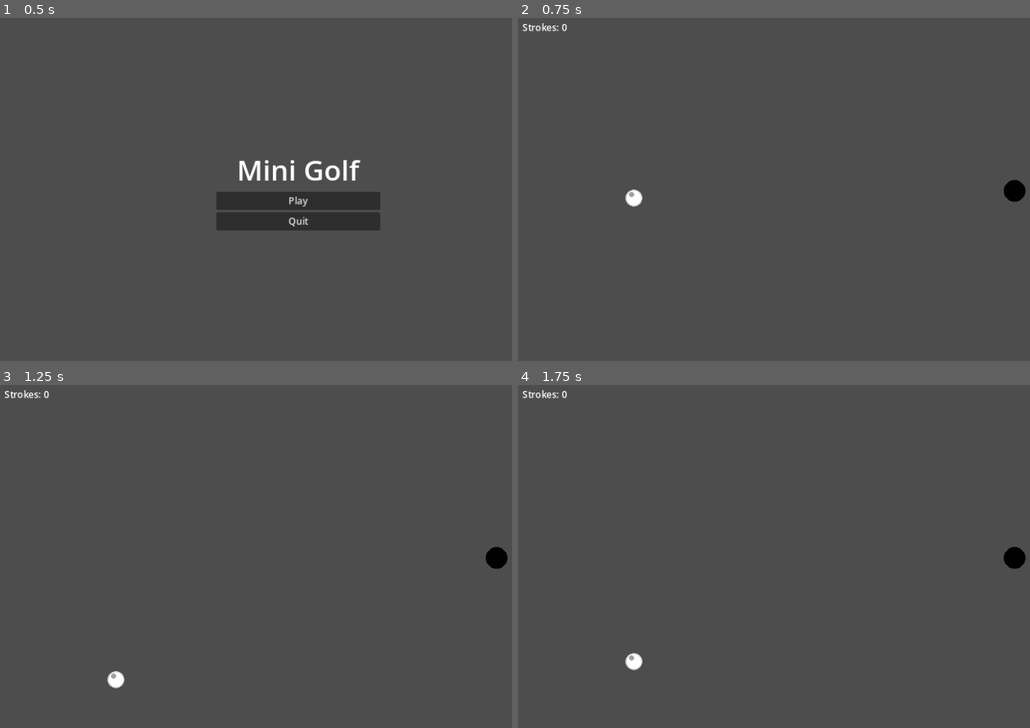
Above: before the commit, frames 1-4 (two rows, left to right).
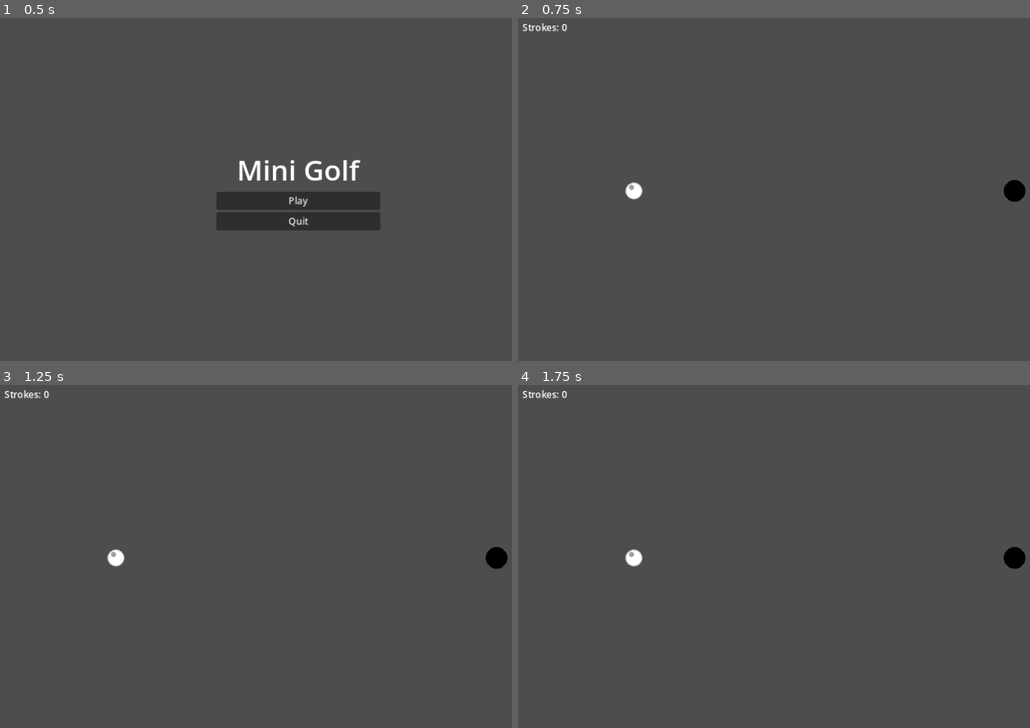
Above: after the commit, the same moments.

Repository: xjqcj357/godotgolf
Game: Godot game, scene res://scenes/Menu.tscn
The game is run twice, just before and just after one commit, with the same random seed, the same clock (stepped at 60 frames per second) and the same inputs.
Inputs (mouse positions are in pixels of both pictures, inside the frame that each line leads up to):
- Up to frame 1 (0.5 s): no input
- Up to frame 2 (0.75 s): click "Play" at 0.5 s
- Up to frame 3 (1.25 s): no input
- Up to frame 4 (1.75 s): move the mouse to (948, 539) at 1.27 s; click (948, 539) at 1.42 s

Frame 1 is identical in both runs. In frame 2, 0.2% of the frame differs, in the area x 20-25%, y 47-56%; in frame 3, 0.3%; in frame 4, 0.3%, in the area x 20-25%, y 47-84%.

Commit message:
Disable 2D gravity

Diff:
--- a/project.godot
+++ b/project.godot
@@ -20,3 +20,7 @@
 window/size/viewport_height=600
 window/stretch/mode="canvas_items"
 window/stretch/aspect="expand"
+
+[physics]
+
+2d/default_gravity=0
--- a/scripts/Ball.gd
+++ b/scripts/Ball.gd
@@ -7,6 +7,9 @@
 @export var stop_threshold: float = 5.0
 
 var dragging := false
+
+func _ready():
+    gravity_scale = 0
 
 func _unhandled_input(event):
     if event is InputEventMouseButton and event.button_index == MOUSE_BUTTON_LEFT:
